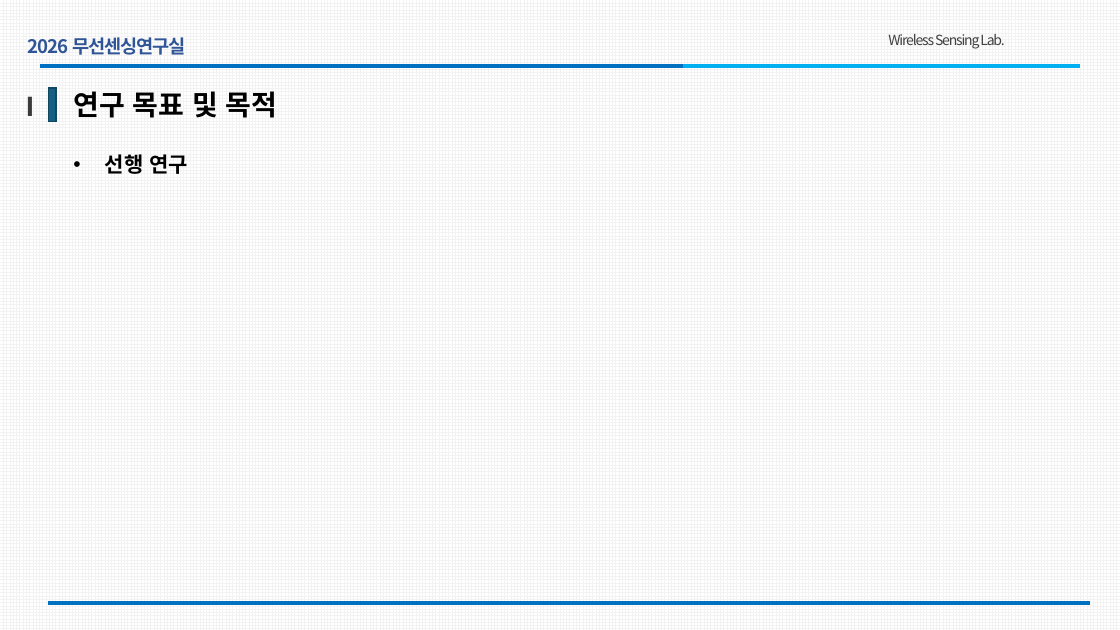
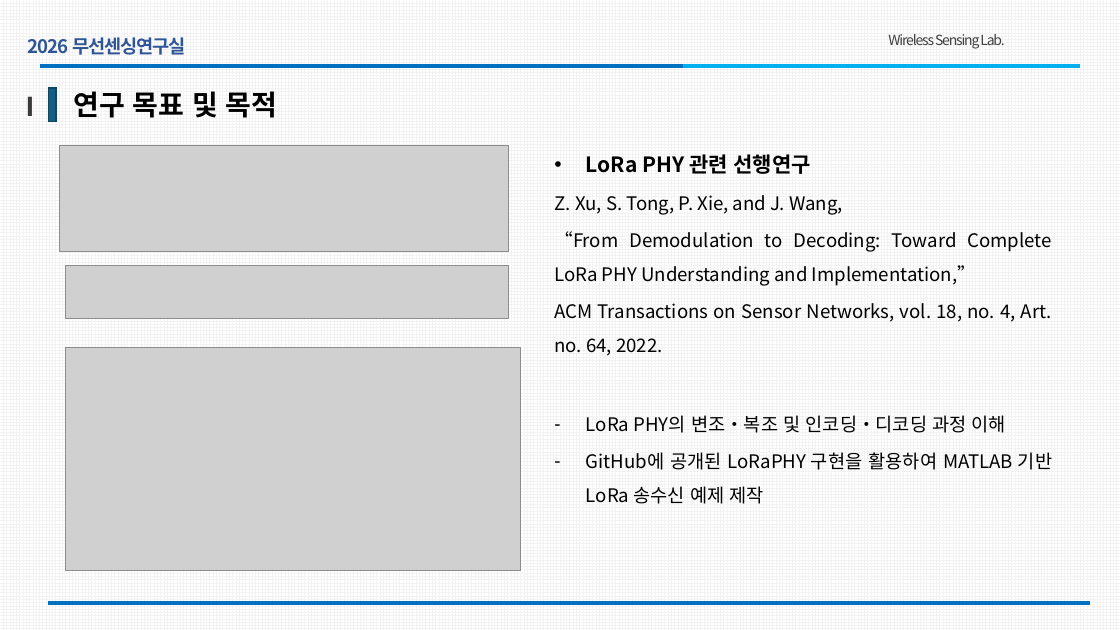
Before and after one commit to hajung0617/LoRaPHY, a slide deck: slide 4 of PPT/261102_v0.1.pptx. Drawn at 1120x630 pixels with LibreOffice and Linux fonts; fonts in the diff are those of the drawing; grey boxes stand for pictures; background and template pictures are left out. Boxes give left, top, right and bottom in pixels: in the first picture for what was removed or moved away, otherwise in the second. Text is boxed around its words. In the diff, an @@ line names an element or a change of style, - is before the commit and + after.

```diff
--- a/PPT/261102_v0.1.pptx
+++ b/PPT/261102_v0.1.pptx
@@ picture added at bbox=[60, 146, 509, 252] @@
@@ text at bbox=[554, 154, 1052, 504]: text changed; size 18 to 16 pt; bold off @@
-• 선행 연구
+• LoRa PHY 관련 선행연구
+Z. Xu, S. Tong, P. Xie, and J. Wang,
+“From Demodulation to Decoding: Toward Complete LoRa PHY Understanding and Implementation,”
+ACM Transactions on Sensor Networks, vol. 18, no. 4, Art. no. 64, 2022.
+– LoRa PHY의 변조·복조 및 인코딩·디코딩 과정 이해
+– GitHub에 공개된 LoRaPHY 구현을 활용하여 MATLAB 기반 LoRa 송수신 예제 제작
@@ picture added at bbox=[66, 266, 509, 318] @@
@@ picture added at bbox=[66, 347, 521, 571] @@
```
Also in this commit, not shown: 4 other slides changed, 1 slide added, 8 other files.
